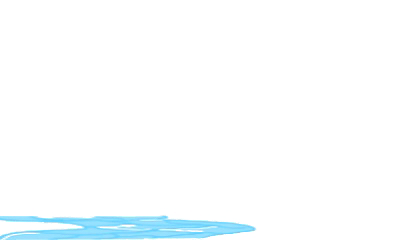
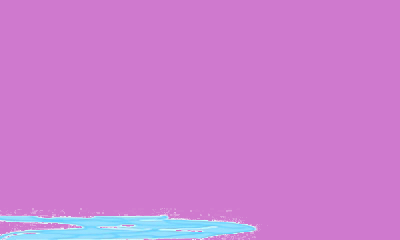
Layers edited between the first and the second (400, 240) image:
showed "Arrière-plan" over [0,0,400,240]
